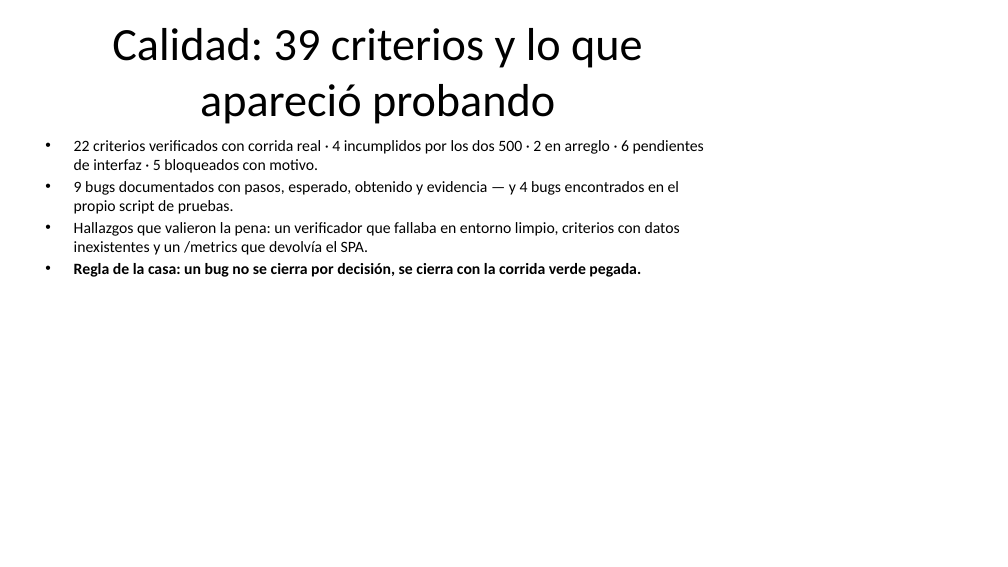
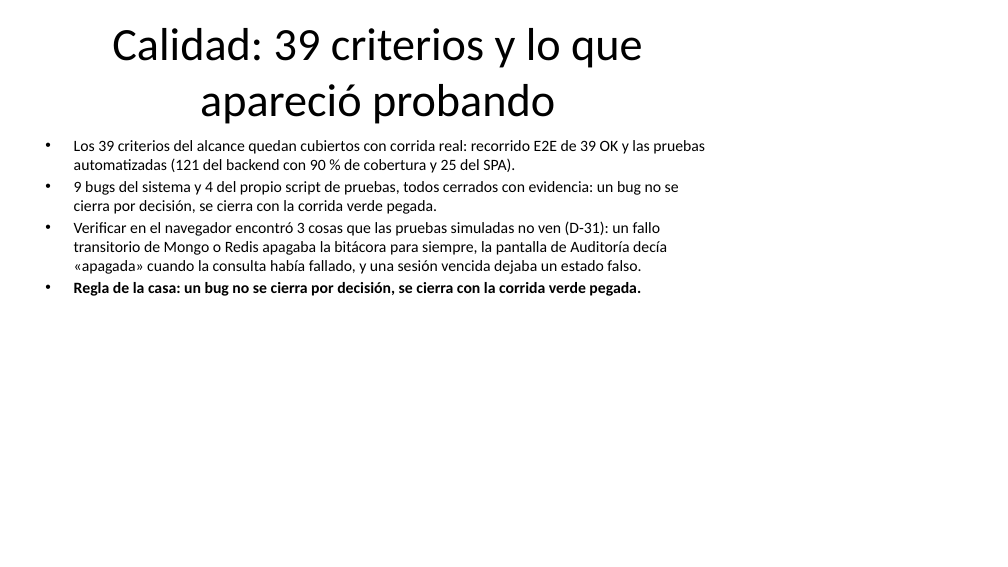
Before and after one commit to rarteagar/gs08-matriculas, a slide deck: slide 11 of docs/informe/exposicion-gs08-2026-10-13.pptx (slide 10 before the commit). Drawn at 1008x567 pixels with LibreOffice and Linux fonts; fonts in the diff are those of the drawing. Boxes give left, top, right and bottom in pixels: in the first picture for what was removed or moved away, otherwise in the second. Text is boxed around its words. In the diff, an @@ line names an element or a change of style, - is before the commit and + after.

```diff
--- a/docs/informe/exposicion-gs08-2026-10-13.pptx
+++ b/docs/informe/exposicion-gs08-2026-10-13.pptx
@@ text at bbox=[74, 140, 705, 274]: text changed @@
-• 22 criterios verificados con corrida real · 4 incumplidos por los dos 500 · 2 en arreglo · 6 pendientes de interfaz · 5 bloqueados con motivo.
-• 9 bugs documentados con pasos, esperado, obtenido y evidencia — y 4 bugs encontrados en el propio script de pruebas.
-• Hallazgos que valieron la pena: un verificador que fallaba en entorno limpio, criterios con datos inexistentes y un /metrics que devolvía el SPA.
+• Los 39 criterios del alcance quedan cubiertos con corrida real: recorrido E2E de 39 OK y las pruebas automatizadas (121 del backend con 90 % de cobertura y 25 del SPA).
+• 9 bugs del sistema y 4 del propio script de pruebas, todos cerrados con evidencia: un bug no se cierra por decisión, se cierra con la corrida verde pegada.
+• Verificar en el navegador encontró 3 cosas que las pruebas simuladas no ven (D-31): un fallo transitorio de Mongo o Redis apagaba la bitácora para siempre, la pantalla de Auditoría decía «apagada» cuando la consulta había fallado, y una sesión vencida dejaba un estado falso.
```
Also in this commit, not shown: 4 other slides changed, 2 slides added, 8 other files.
